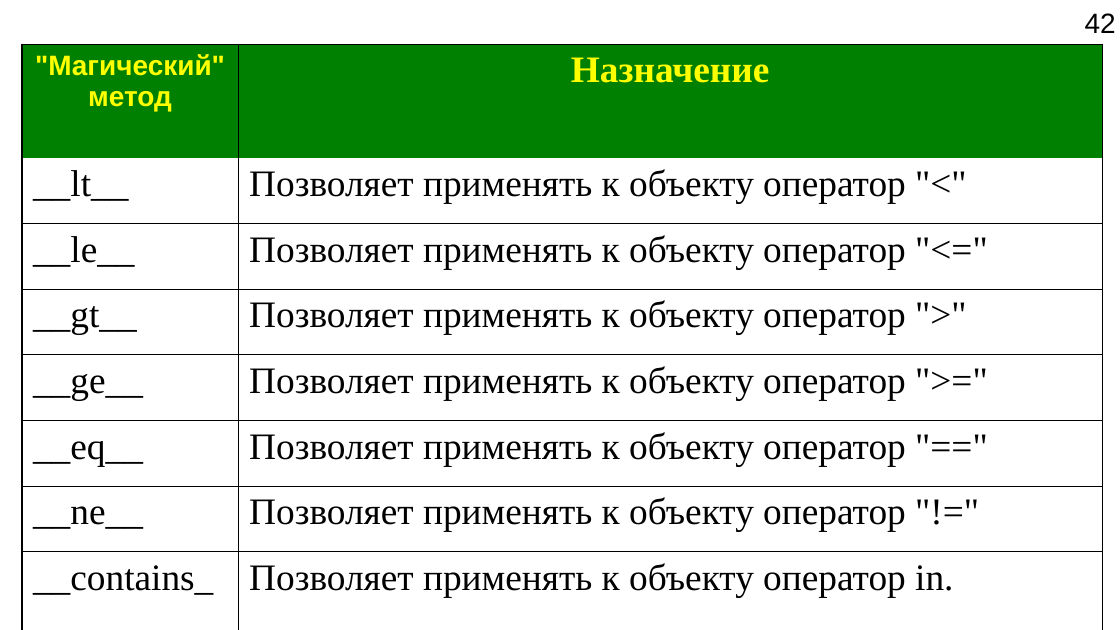
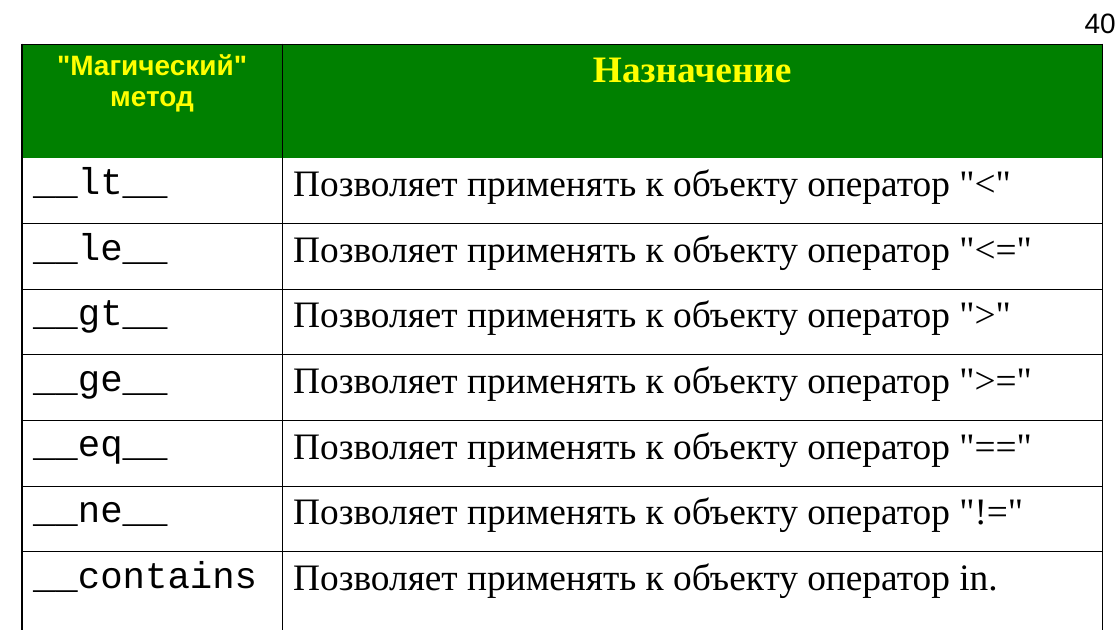
Before and after one commit to Jenyay/python-lectures, a slide deck: slide 40 of presentations/13. OOP.odp (slide 42 before the commit). Drawn at 1120x630 pixels with LibreOffice and Linux fonts; fonts in the diff are those of the drawing. Boxes give left, top, right and bottom in pixels: in the first picture for what was removed or moved away, otherwise in the second. Text is boxed around its words. In the diff, an @@ line names an element or a change of style, - is before the commit and + after.

```diff
--- a/presentations/13. OOP.odp
+++ b/presentations/13. OOP.odp
@@ page number at box(1085, 13, 1116, 34): text changed @@
-42
+40
@@ table at box(22, 44, 1102, 617) @@
@@ font Times New Roman to Courier New in "__lt__", "__le__", "__gt__", "__ge__" and 3 more places @@
```
Also in this commit, not shown: 4 other slides changed, 21 slides added, 1 slide removed, 18 other files.
